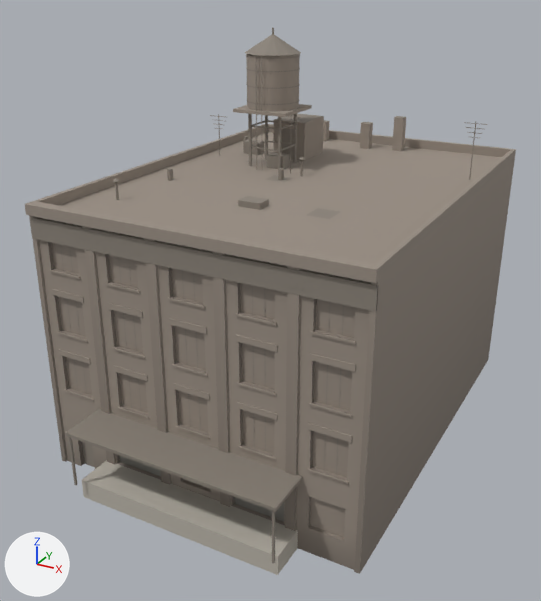
A saved change to the glTF model assets/models/buildings/warehouse_b.glb.
One viewpoint serves both versions: a 50 mm lens placed at (20.2, -28.0, 28.0), pointed at (-0.6, 9.7, 9.1). Lighting does not change. The marker at lower left points along +X, +Y and +Z. The picture after the commit comes second. Vertices at exactly the same position are counted once.

In view in the first picture: 'warehouse_b'.
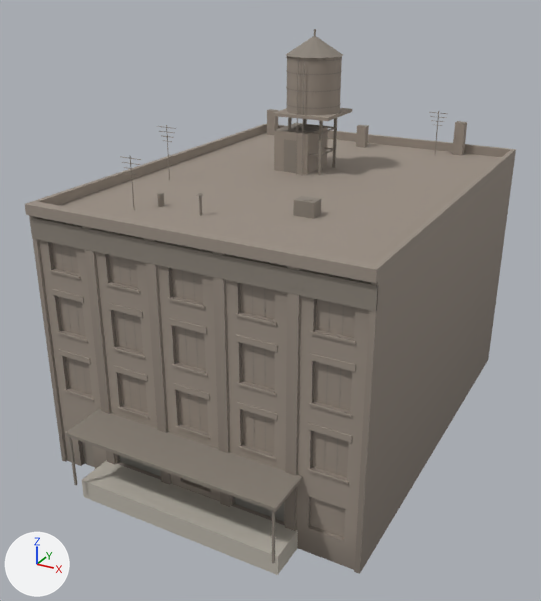
The change, as JSON lines over the scene's bpy script:
```json
{"block": "me_warehouse_b", "where": "# used by ob_warehouse_b; location = (0.0, 0.0, 0.0)"}
{"op": "remove", "block": "me_warehouse_b", "code": "me_warehouse_b.from_pydata(...)  # 3409 vertices, 3643 faces; spans x -10.0..10.0, y -2.8..26.0, z 0.0..24.7"}
{"op": "add", "block": "me_warehouse_b", "code": "me_warehouse_b.from_pydata(...)  # 3305 vertices, 3513 faces; spans x -10.0..10.0, y -2.8..26.0, z 0.0..24.7"}
{"block": "me_warehouse_b", "change": "me_warehouse_b part 1: the loose piece of 8 vertices spanning x -7.4..-6.2, y 18.1..19.0, z 16.0..16.9 is scaled about its middle by (0.583, 0.667, 2.24), then moved by (-2.0, 6.6, 0.5)"}
{"block": "me_warehouse_b", "change": "me_warehouse_b part 2: the loose piece of 16 vertices spanning x -7.7..-7.4, y 9.2..9.6, z 16.0..16.7 is moved by (2.9, -4.9, 0.0)"}
{"block": "me_warehouse_b", "change": "me_warehouse_b part 3: the loose piece of 8 vertices spanning x -3.8..-2.6, y 15.1..16.0, z 16.0..16.9 is moved by (6.4, -8.6, 0.0)"}
{"block": "me_warehouse_b", "change": "me_warehouse_b part 4: the loose piece of 20 vertices spanning x -3.5..-2.9, y 15.2..15.9, z 16.9 is moved by (6.4, -8.6, 0.0)"}
{"block": "me_warehouse_b", "change": "me_warehouse_b part 5: the loose piece of 12 vertices spanning x -7.6..-7.5, y 4.2..4.4, z 16.0..17.1 is moved by (5.8, -0.2, 0.0)"}
{"block": "me_warehouse_b", "change": "me_warehouse_b part 6: the loose piece of 8 vertices spanning x 8.8..8.9, y 18.4, z 16.0..19.6 is scaled about its middle by (1, 1, 0.854), then moved by (-4.0, 5.6, -0.3)"}
{"block": "me_warehouse_b", "change": "me_warehouse_b part 7: a new loose piece, a box spanning x -2.17..-2.01, y 14.94..15.1, z 16.0..19.6, in mat_m_palette"}
{"block": "me_warehouse_b", "change": "me_warehouse_b part 8: a new loose piece, a box spanning x 0.03..0.19, y 14.94..15.1, z 16.0..19.6, in mat_m_palette"}
{"block": "me_warehouse_b", "change": "me_warehouse_b part 9: the loose piece of 8 vertices spanning x -5.8..-2.0, y 14.2..18.0, z 19.6..19.8 is moved by (2.9, 0.0, 0.0)"}
{"block": "me_warehouse_b", "change": "me_warehouse_b part 10: the loose piece of 28 vertices spanning x -5.6..-2.2, y 14.5..17.8, z 19.8..23.2 is moved by (2.9, 0.0, 0.0)"}
{"block": "me_warehouse_b", "change": "me_warehouse_b part 11: 9 loose pieces with 128 vertices, spanning x -8.6..4.6, y 6.8..24.7, z 16.0..24.7, are deleted"}
{"block": "me_warehouse_b", "change": "me_warehouse_b part 12: 194 vertices moved from x -9.1..0.0, y 4.1..25.2, z 16.0..22.3 to x -8.2..6.5, y 3.1..25.5, z 16.0..24.7; 156 vertices removed from x -8.4..0.5, y 4.2..18.8, z 16.0..22.3; 108 vertices added at x -8.2..0.8, y 3.1..22.3, z 16.0..24.7"}
{"block": "me_warehouse_b", "change": "other edits to the shape of me_warehouse_b do not show in these pictures"}
```

Where the change shows, as pixel boxes [x1, y1, x2, y2] in the pictures (541 x 601 px; the box of a moved part takes in the faces that stretch with it):
```json
{"object": "warehouse_b", "change": "reshaped", "before": [25, 28, 516, 575], "after": [25, 29, 516, 575]}
{"part": 1, "of": "me_warehouse_b", "change": "moved or reshaped", "before": [243, 139, 264, 155], "after": [267, 109, 278, 135]}
{"part": 2, "of": "me_warehouse_b", "change": "moved or reshaped", "before": [167, 168, 173, 181], "after": [157, 193, 164, 207]}
{"part": 3, "of": "me_warehouse_b", "change": "moved or reshaped", "before": [267, 152, 289, 169], "after": [293, 196, 321, 219]}
{"part": 4, "of": "me_warehouse_b", "change": "moved or reshaped", "before": [273, 153, 283, 156], "after": [302, 197, 313, 201]}
{"part": 5, "of": "me_warehouse_b", "change": "moved or reshaped", "before": [115, 182, 119, 200], "after": [199, 196, 202, 216]}
{"part": 6, "of": "me_warehouse_b", "change": "moved or reshaped", "before": [469, 122, 476, 180], "after": [435, 111, 439, 153]}
{"part": 7, "of": "me_warehouse_b", "change": "added", "after": [288, 117, 292, 130], "on screen": "mostly hidden"}
{"part": 8, "of": "me_warehouse_b", "change": "added", "after": [318, 120, 323, 175]}
{"part": 9, "of": "me_warehouse_b", "change": "moved or reshaped", "before": [233, 104, 312, 117], "after": [273, 108, 352, 121]}
{"part": 10, "of": "me_warehouse_b", "change": "moved or reshaped", "before": [246, 54, 300, 111], "after": [287, 56, 342, 115]}
{"part": 11, "of": "me_warehouse_b", "change": "deleted", "before": [244, 28, 406, 219]}
{"part": 12, "of": "me_warehouse_b", "change": "moved or reshaped", "before": [113, 68, 373, 210], "after": [120, 29, 466, 210]}
```
